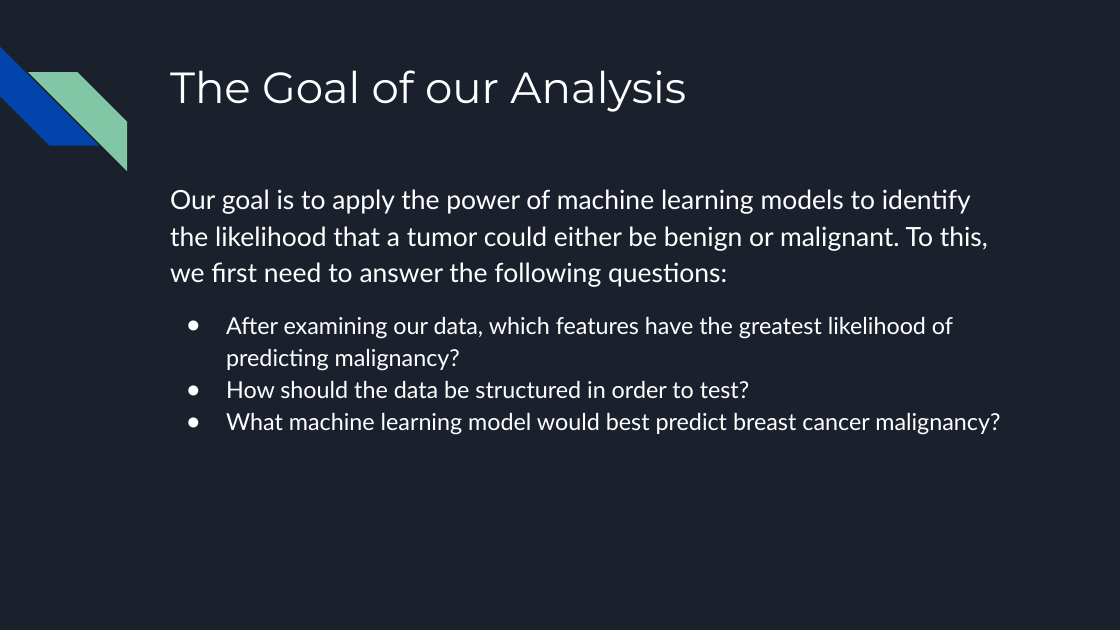
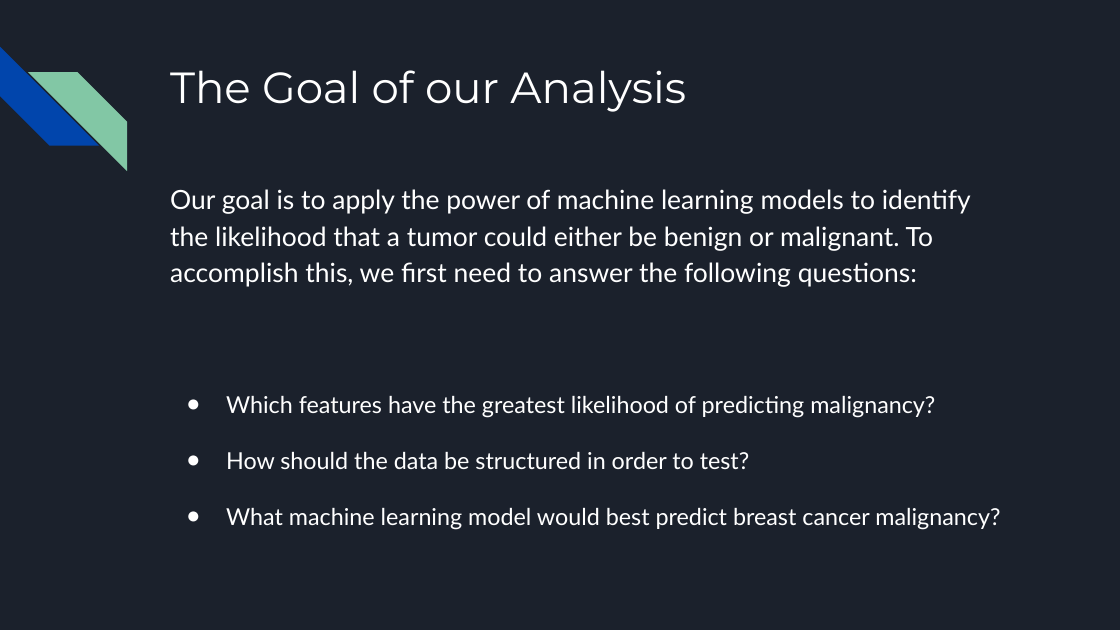
Before and after one commit to brojas12/Group_Project_4, a slide deck: slide 5 of Predicting the Presence of Cancer in Breast Cancer Cells.pptx. Drawn at 1120x630 pixels with LibreOffice and Linux fonts; fonts in the diff are those of the drawing. Boxes give left, top, right and bottom in pixels: in the first picture for what was removed or moved away, otherwise in the second. Text is boxed around its words. In the diff, an @@ line names an element or a change of style, - is before the commit and + after.

```diff
--- a/Predicting the Presence of Cancer in Breast Cancer Cells.pptx
+++ b/Predicting the Presence of Cancer in Breast Cancer Cells.pptx
@@ text at box(170, 189, 971, 418): text changed @@
-Our goal is to apply the power of machine learning models to identify the likelihood that a tumor could either be benign or malignant. To this, we first need to answer the following questions:
-● After examining our data, which features have the greatest likelihood of predicting malignancy?
+Our goal is to apply the power of machine learning models to identify the likelihood that a tumor could either be benign or malignant. To accomplish this, we first need to answer the following questions:
+● Which features have the greatest likelihood of predicting malignancy?
@@ text at box(226, 452, 1000, 530): line spacing 1.15 to 2 @@
```
Also in this commit, not shown: 4 other slides changed, 4 slides added.
